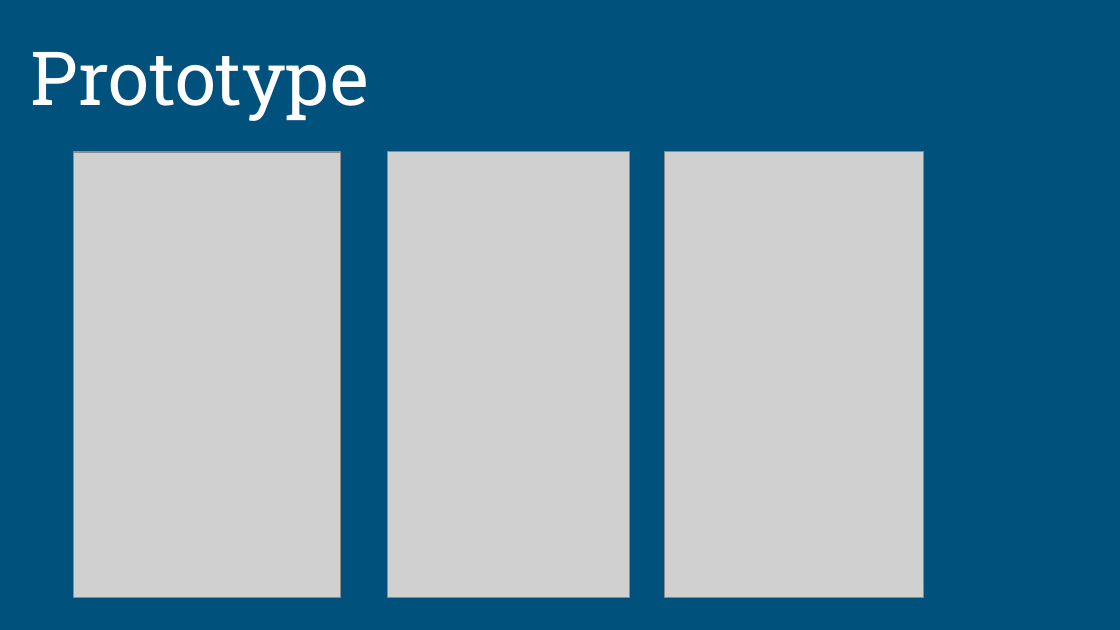
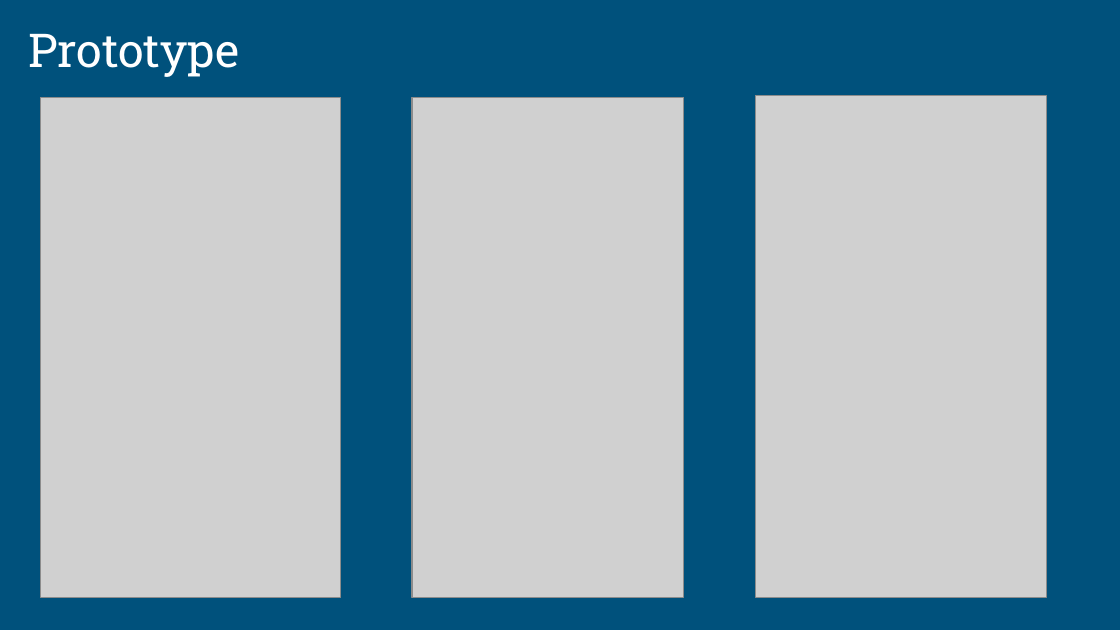
Before and after one commit to bhaveshlohana/humanteamwebsite, a slide deck: slide 6 of 112_Bhavesh Lohana_abstract.pptx. Drawn at 1120x630 pixels with LibreOffice and Linux fonts; fonts in the diff are those of the drawing; grey boxes stand for pictures; background and template pictures are left out. Boxes give left, top, right and bottom in pixels: in the first picture for what was removed or moved away, otherwise in the second. Text is boxed around its words. In the diff, an @@ line names an element or a change of style, - is before the commit and + after.

```diff
--- a/112_Bhavesh Lohana_abstract.pptx
+++ b/112_Bhavesh Lohana_abstract.pptx
@@ title "Prototype": place and size @@
-title "Prototype" at bbox=[31, 52, 369, 121]
+title "Prototype" at bbox=[28, 33, 239, 77]
@@ title "Prototype" at bbox=[28, 33, 239, 77]: size 48 to 30 pt @@
@@ picture: place and size @@
-picture at bbox=[73, 152, 340, 598]
+picture at bbox=[40, 97, 340, 598]
@@ picture: place and size @@
-picture at bbox=[388, 151, 629, 597]
+picture at bbox=[412, 97, 683, 598]
@@ picture: place and size @@
-picture at bbox=[665, 151, 924, 597]
+picture at bbox=[755, 95, 1046, 597]
```
Also in this commit, not shown: 3 other slides changed.
